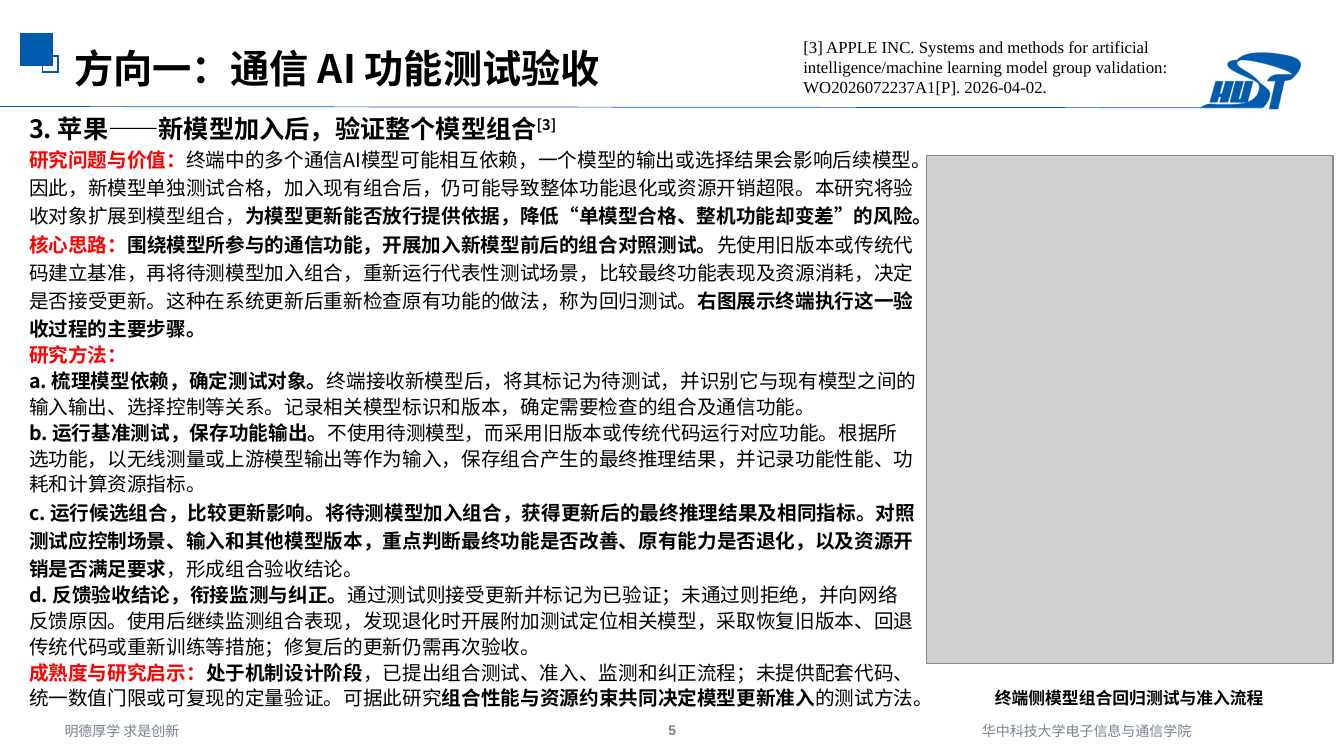
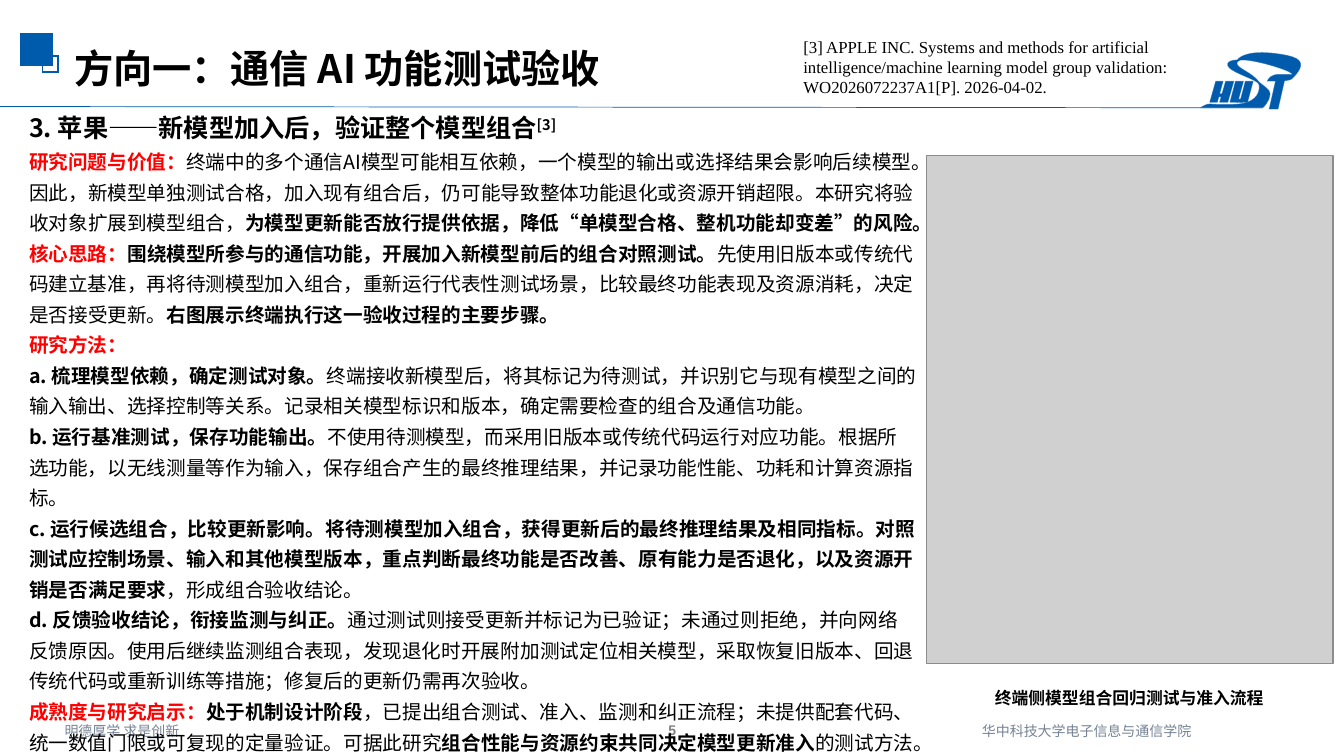
Before and after one commit to strings-pixel/self, a slide deck: slide 5 of 2026.10.16AI与通信融合研究进展调研四.pptx. Drawn at 1344x756 pixels with LibreOffice and Linux fonts; fonts in the diff are those of the drawing; grey boxes stand for pictures. Boxes give left, top, right and bottom in pixels: in the first picture for what was removed or moved away, otherwise in the second. Text is boxed around its words. In the diff, an @@ line names an element or a change of style, - is before the commit and + after.

```diff
--- a/2026.10.16AI与通信融合研究进展调研四.pptx
+++ b/2026.10.16AI与通信融合研究进展调研四.pptx
@@ text at [29,115,932,725]: line spacing 1.1 to 1.3; line spacing 1.2 to 1.3 @@
@@ text at [29,244,913,324]: text changed @@
-核心思路：围绕模型所参与的通信功能，开展加入新模型前后的组合对照测试。先使用旧版本或传统代码建立基准，再将待测模型加入组合，重新运行代表性测试场景，比较最终功能表现及资源消耗，决定是否接受更新。这种在系统更新后重新检查原有功能的做法，称为回归测试。右图展示终端执行这一验收过程的主要步骤。
+核心思路：围绕模型所参与的通信功能，开展加入新模型前后的组合对照测试。先使用旧版本或传统代码建立基准，再将待测模型加入组合，重新运行代表性测试场景，比较最终功能表现及资源消耗，决定是否接受更新。右图展示终端执行这一验收过程的主要步骤。
@@ text at [29,427,913,507]: text changed @@
-b. 运行基准测试，保存功能输出。不使用待测模型，而采用旧版本或传统代码运行对应功能。根据所选功能，以无线测量或上游模型输出等作为输入，保存组合产生的最终推理结果，并记录功能性能、功耗和计算资源指标。
+b. 运行基准测试，保存功能输出。不使用待测模型，而采用旧版本或传统代码运行对应功能。根据所选功能，以无线测量等作为输入，保存组合产生的最终推理结果，并记录功能性能、功耗和计算资源指标。
```
Also in this commit, not shown: 3 other slides changed.
